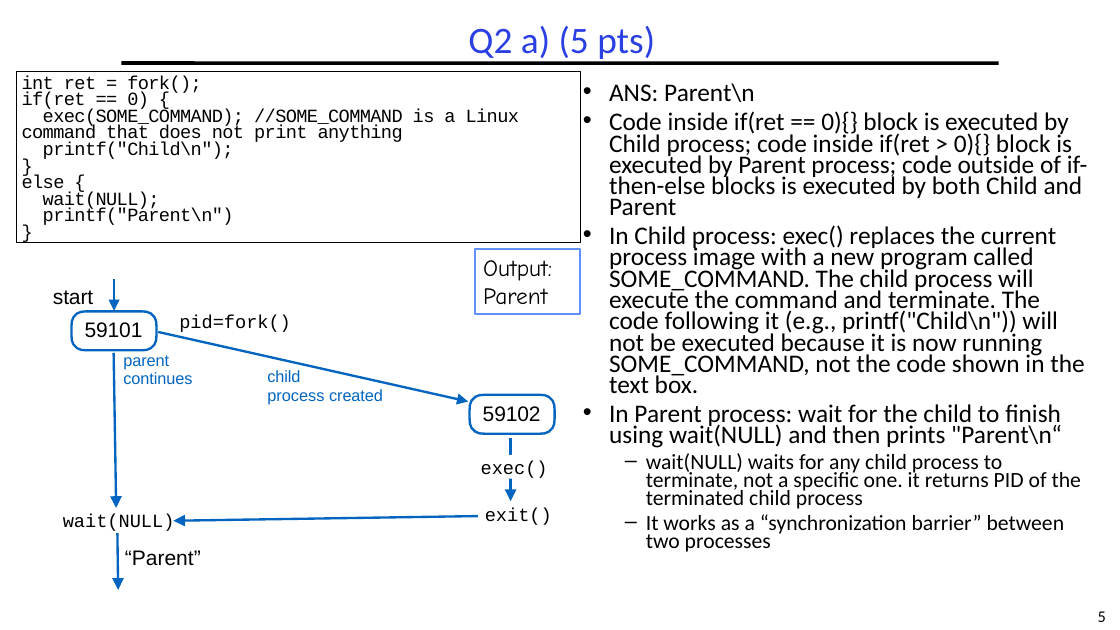
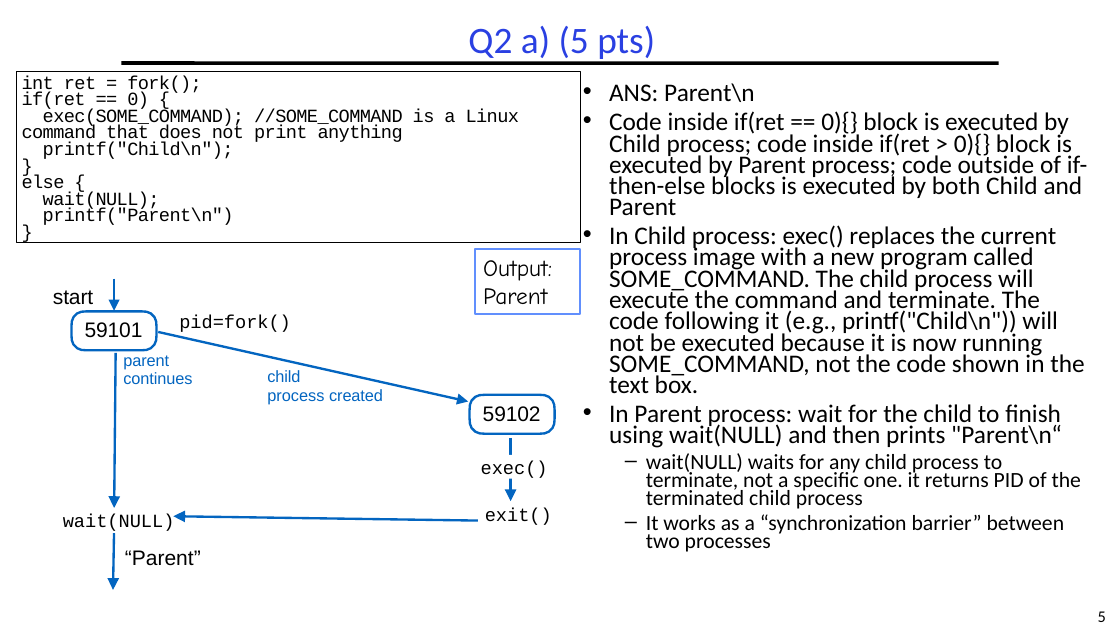
Before and after one commit to guhofstra/CSC256Fa25, a slide deck: slide 5 of PPTs/Exam/CSC112 MidtermExam Sp2025.pptx. Drawn at 1120x630 pixels with LibreOffice and Linux fonts; fonts in the diff are those of the drawing. Boxes give left, top, right and bottom in pixels: in the first picture for what was removed or moved away, otherwise in the second. Text is boxed around its words. In the diff, an @@ line names an element or a change of style, - is before the commit and + after.

```diff
--- a/PPTs/Exam/CSC112 MidtermExam Sp2025.pptx
+++ b/PPTs/Exam/CSC112 MidtermExam Sp2025.pptx
@@ freeform shape at <box>86,354,144,509</box>: rotation 77 to 79 degrees; outline redrawn @@
@@ freeform shape at <box>173,467,478,571</box>: rotation 168 to 170 degrees; outline redrawn @@
@@ freeform shape at <box>102,533,125,590</box>: rotation 77 to 78 degrees; outline redrawn @@
```
Also in this commit, not shown: 9 other slides changed, 1 slide added, 25 other files.
